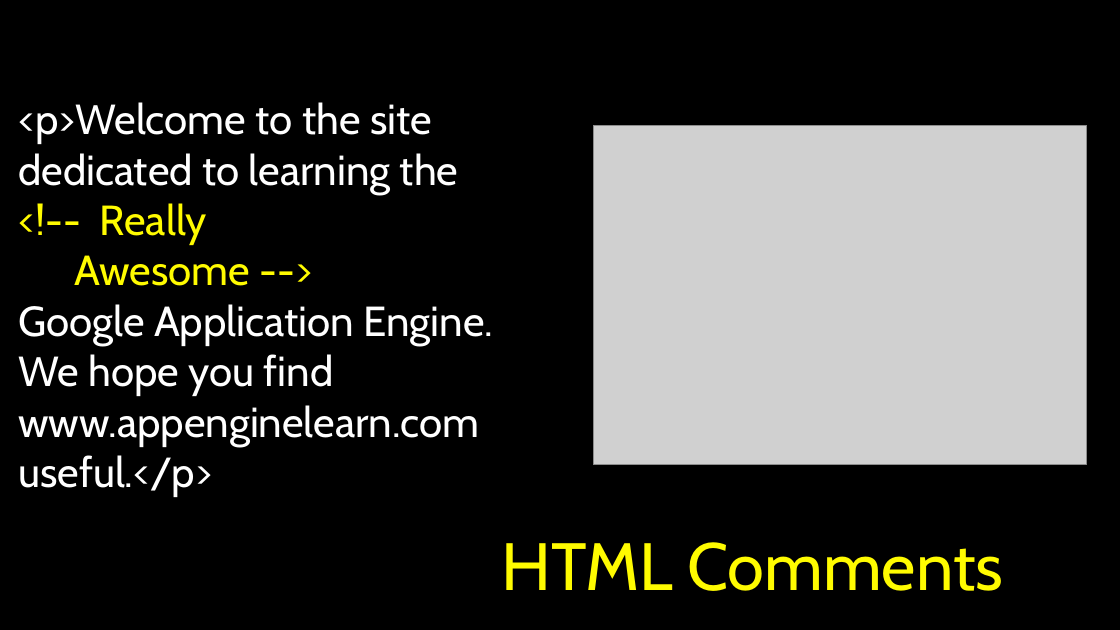
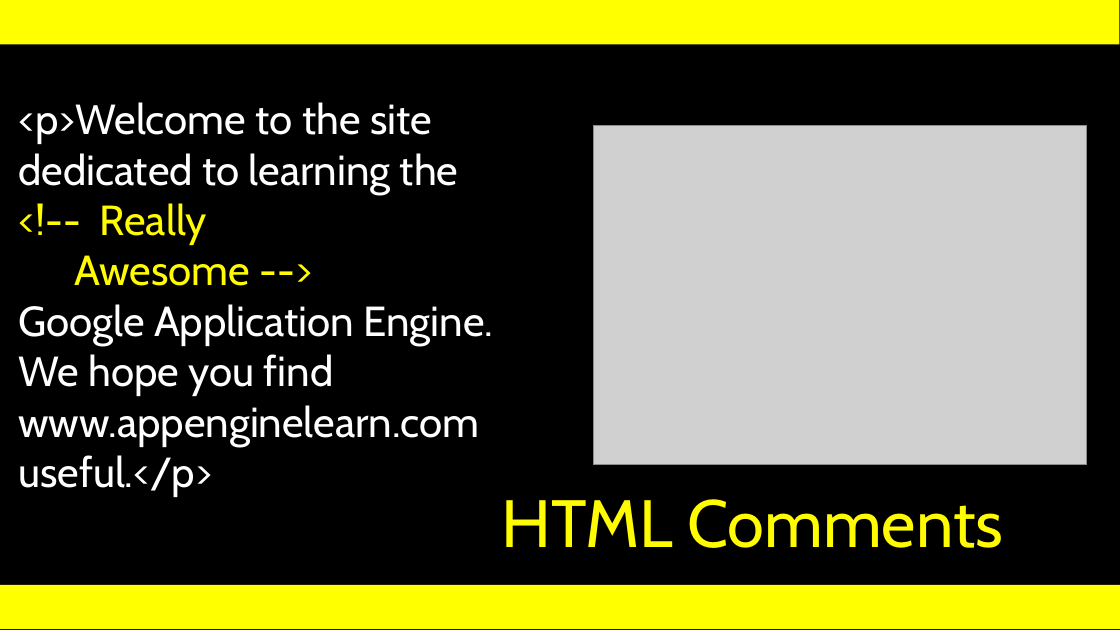
Before and after one commit to csev/wa4e, a slide deck: slide 8 of lectures/Web-01-HTML.ppt. Drawn at 1120x630 pixels with LibreOffice and Linux fonts; fonts in the diff are those of the drawing; grey boxes stand for pictures. Boxes give left, top, right and bottom in pixels: in the first picture for what was removed or moved away, otherwise in the second. Text is boxed around its words. In the diff, an @@ line names an element or a change of style, - is before the commit and + after.

Commit message:
Add sample HTML

```diff
--- a/lectures/Web-01-HTML.ppt
+++ b/lectures/Web-01-HTML.ppt
@@ rectangle added at (0,0,1119,45), fill #FFFF00 @@
@@ title "HTML Comments": place and size @@
-title "HTML Comments" at (502,542,1003,591)
+title "HTML Comments" at (502,499,1003,548)
@@ rectangle at (0,585,1120,629): fill #000000 to #FFFF00 @@
```
Also in this commit, not shown: 38 other slides changed, 9 other files.
